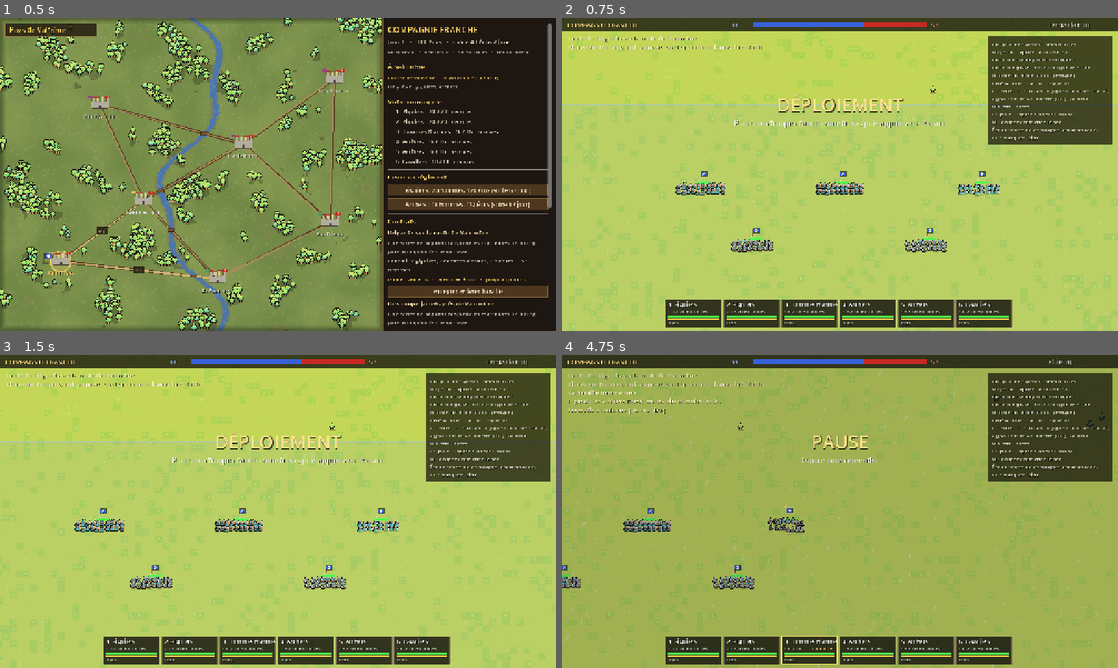
Above: before the commit, frames 1-4 (two rows, left to right).
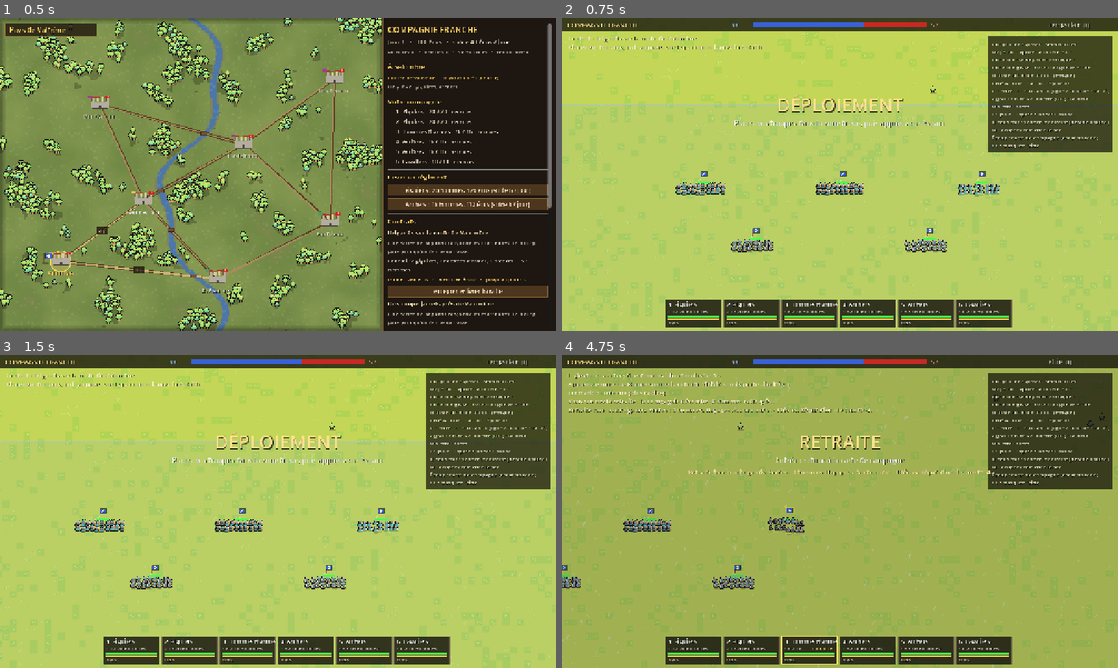
Above: after the commit, the same moments.

Repository: NengD/Compagnie-Franche
Game: Godot game, scene res://scenes/campaign.tscn
Same seed, same stepped clock (60 frames per second), same inputs: the game is played once before the commit and once after it.
Inputs (mouse positions are in pixels of both pictures, inside the frame that each line leads up to):
- Up to frame 1 (0.5 s): no input
- Up to frame 2 (0.75 s): click "Accepter et livrer bataille" at 0.5 s
- Up to frame 3 (1.5 s): tap Enter at 1.25 s; move the mouse to (400, 495) at 1.27 s; hold D from 1.28 s (still down); tap R at 1.35 s; click (400, 495) at 1.42 s
- Up to frame 4 (4.75 s): tap Space at 1.52, 4.52 s; release D at 2 s; drag from (728, 527) to (812, 574) at 2.02 s; move the mouse to (895, 442) at 2.77 s; hold D 2.78-3.5 s; tap T at 2.85 s; tap R at 3.05, 4.55 s; drag from (812, 574) to (673, 464) at 3.52 s; move the mouse to (1006, 558) at 4.27 s; hold A from 4.28 s (still down); tap F at 4.35 s

Frame 1 is identical in both runs. In frame 2, 0.9% of the frame differs, in the area x 76-99%, y 32-43%; in frame 3, 0.9%; in frame 4, 3.1%, in the area x 1-99%, y 5-43%.

Commit message:
Défaite coûteuse (pillage, réputation, renommée) et retraite ordonnée (R deux fois)
Co-Authored-By: Claude Opus 5.5 <noreply@anthropic.com>

Diff:
--- a/scripts/battle.gd
+++ b/scripts/battle.gd
@@ -62,6 +62,9 @@
 var seed_override := 0 ## Graine fixe pour les tests (0 = aléatoire)
 var campaign: CampaignState = null ## Bataille d'un contrat de campagne (null = escarmouche)
 var campaign_report := "" ## Compte rendu de fin de bataille en campagne
+var retreated := false ## La bataille s'est terminée par une retraite (touche R)
+var retreat_caught := 0 ## Hommes au contact rattrapés pendant la retraite
+var retreat_ask_ms := -100000 ## Instant du premier appui sur R (il faut confirmer)
 
 
 # ---------------------------------------------------------------- Mise en place
@@ -843,6 +846,38 @@
 		finish_campaign()
 
 
+## Touche R : un premier appui demande confirmation, un second (dans les 3 s) sonne la retraite.
+func request_retreat() -> void:
+	if state != State.BATTLE:
+		return
+	if Time.get_ticks_msec() - retreat_ask_ms > 3000:
+		retreat_ask_ms = Time.get_ticks_msec()
+		add_message("Appuyez encore sur R pour sonner la retraite (défaite, mais pertes limitées).")
+		return
+	order_retreat()
+
+
+## Retraite ordonnée : la bataille est perdue, mais seuls les hommes au contact de l'ennemi
+## risquent d'être rattrapés (un sur deux) ; tous les autres rejoignent la compagnie.
+func order_retreat() -> void:
+	if state != State.BATTLE:
+		return
+	retreated = true
+	retreat_caught = 0
+	for r in regiments:
+		if r.team != PLAYER or r.routing:
+			continue
+		for s in r.soldiers:
+			if s.alive and s.foe != null and s.foe.alive and s.pos.distance_to(s.foe.pos) < 30.0 and rng.randf() < 0.5:
+				s.alive = false
+				retreat_caught += 1
+		r.update_center()
+	state = State.DEFEAT
+	add_message("Vous sonnez la retraite : la compagnie décroche (%d hommes rattrapés)." % retreat_caught)
+	if campaign != null:
+		finish_campaign()
+
+
 ## Reporte les pertes sur la compagnie : les hommes debout et ceux qui ont fui survivent.
 func finish_campaign() -> void:
 	var survivors := []
@@ -856,7 +891,7 @@
 		for s in r.soldiers:
 			if s.alive or s.fled:
 				survivors[r.company_index] += 1
-	campaign_report = campaign.finish_battle(state == State.VICTORY, survivors, kills)
+	campaign_report = campaign.finish_battle(state == State.VICTORY, survivors, kills, retreated)
 	campaign.save()
 	add_message(campaign_report)
 
@@ -949,6 +984,8 @@
 			show_help = not show_help
 		KEY_F:
 			cycle_formation()
+		KEY_R:
+			request_retreat()
 		KEY_M:
 			audio.set_enabled(not audio.enabled)
 			add_message("Son activé." if audio.enabled else "Son coupé.")
--- a/scripts/campaign_state.gd
+++ b/scripts/campaign_state.gd
@@ -36,6 +36,12 @@
 const REP_RIVAL := -5 ## ... et auprès de sa rivale
 const REP_CLOSED := -30 ## À ce niveau, la faction ne propose plus de contrat et refuse de recruter
 const REP_REWARD := 0.005 ## Prime : +0,5 % par point de réputation (de x0,5 à x1,5)
+const REP_LOSS := -8 ## Contrat perdu : la faction qui payait est déçue
+const REP_RETREAT := -4 ## ... moins après une retraite ordonnée
+const PILLAGE := 0.3 ## Part de l'or pillée dans les bagages après une défaite
+const PILLAGE_RETREAT := 0.1 ## ... après une retraite (les bagages sont en partie sauvés)
+const FAME_LOSS := 10
+const FAME_RETREAT := 5
 const FAME_STEP := 25 ## Renommée nécessaire pour chaque niveau de difficulté des contrats
 
 ## Villes de la carte (positions en pixels d'écran), faction et types de troupes qu'on peut y lever.
@@ -541,8 +547,8 @@
 
 ## Fin de bataille. survivors[i] = hommes encore debout (ou enfuis) du régiment battle_army()[i],
 ## kills[i] = ennemis qu'il a tués. Les pertes et l'expérience sont reportées sur la compagnie.
-## Renvoie le compte rendu.
-func finish_battle(victory: bool, survivors: Array, kills: Array = []) -> String:
+## retreat : défaite par retraite ordonnée (pénalités réduites). Renvoie le compte rendu.
+func finish_battle(victory: bool, survivors: Array, kills: Array = [], retreat := false) -> String:
 	var army := battle_army()
 	var lost := 0
 	var healed := 0
@@ -581,7 +587,18 @@
 			rep_note = " Réputation : %s %+d, %s %+d." % [FACTIONS[f]["short"], REP_WIN, FACTIONS[rival]["short"], REP_RIVAL]
 	else:
 		defeats += 1
-		report = "Défaite face aux %s... Pertes : %d hommes. Aucune prime." % [pending["foe"], lost]
+		# Défaite : les bagages sont pillés, la renommée et la faction qui payait en pâtissent
+		var pillage := int(floor(gold * (PILLAGE_RETREAT if retreat else PILLAGE)))
+		gold -= pillage
+		fame = maxi(0, fame - (FAME_RETREAT if retreat else FAME_LOSS))
+		if retreat:
+			report = "Retraite face aux %s. Pertes : %d hommes. Bagages abandonnés : -%d écus." % [pending["foe"], lost, pillage]
+		else:
+			report = "Défaite face aux %s... Pertes : %d hommes. L'ennemi pille vos bagages : -%d écus." % [pending["foe"], lost, pillage]
+		if f >= 0:
+			var loss := REP_RETREAT if retreat else REP_LOSS
+			change_reputation(f, loss)
+			rep_note = " Réputation : %s %+d." % [FACTIONS[f]["short"], loss]
 	report += rep_note
 	if not promoted.is_empty():
 		report += " Promotions : %s." % ", ".join(promoted)
--- a/scripts/hud.gd
+++ b/scripts/hud.gd
@@ -109,6 +109,7 @@
 			"ZQSD / flèches / molette (clic) : caméra",
 			"Molette : zoom",
 			"T : pluie   Espace : lancer / pause",
+			"R deux fois : sonner la retraite (défaite limitée)",
 			"M : couper / remettre le son",
 			"Échap : carte de campagne (escarmouche)",
 			"F1 : masquer l'aide",
@@ -129,7 +130,7 @@
 			title = "VICTOIRE"
 			sub = end_hint()
 		3:
-			title = "DÉFAITE"
+			title = "RETRAITE" if battle.retreated else "DÉFAITE"
 			sub = end_hint()
 	if battle.paused and battle.state == 1:
 		title = "PAUSE"
--- a/tests/campaign_test.gd
+++ b/tests/campaign_test.gd
@@ -41,6 +41,7 @@
 	_test_rules()
 	_test_veterans()
 	_test_reputation()
+	_test_defeat()
 	_test_save()
 	# Première bataille de contrat
 	camp = CampaignState.new_game(42)
@@ -242,6 +243,31 @@
 	print("Réputation : OK")
 
 
+## Défaite : pillage et réputation ; retraite : pénalités réduites.
+func _test_defeat() -> void:
+	for retreat in [false, true]:
+		var c := CampaignState.new_game(11)
+		c.gold = 1000.0
+		c.fame = 40
+		var k: Dictionary = c.contracts_at(0)[0]
+		var f := int(k["faction"])
+		c.accept(k)
+		var surv := []
+		for r in c.battle_army():
+			surv.append(int(r["men"]))
+		var wage := c.daily_wage()
+		c.finish_battle(false, surv, [], retreat)
+		var pill: float = CampaignState.PILLAGE_RETREAT if retreat else CampaignState.PILLAGE
+		var want: float = 1000.0 - floor(1000.0 * pill) - wage
+		var what := "retraite" if retreat else "défaite"
+		check(absf(c.gold - want) < 0.01, "%s : or %.1f au lieu de %.1f" % [what, c.gold, want])
+		var loss: int = CampaignState.REP_RETREAT if retreat else CampaignState.REP_LOSS
+		check(c.reputation[f] - loss in [0, 1], "%s : réputation %d au lieu de %d" % [what, c.reputation[f], loss])
+		check(c.fame == 40 - (CampaignState.FAME_RETREAT if retreat else CampaignState.FAME_LOSS), "%s : renommée %d" % [what, c.fame])
+		check(c.defeats == 1 and not c.in_battle() and not k in c.contracts, "%s : contrat non soldé" % what)
+	print("Défaite et retraite : OK")
+
+
 ## Sauvegarde : aller-retour exact (y compris le tirage des futurs contrats), refus des fichiers abîmés.
 func _test_save() -> void:
 	var c := CampaignState.new_game(77)
@@ -353,6 +379,8 @@
 	for i in 40:
 		player.update(battle)
 		battle.simulate(STEP)
+		if phase == "retreat" and battle.state == 1 and _try_retreat():
+			break
 		if battle.state >= 2 or battle.battle_time > MAX_TIME:
 			break
 	if battle.state < 2 and battle.battle_time <= MAX_TIME:
@@ -379,7 +407,15 @@
 		battle.battle_time, before, camp.total_men(), int(battle.get_meta("gold_before")), int(camp.gold)])
 	check(not camp.in_battle(), "%s : contrat toujours en cours après la bataille" % phase)
 	check(camp.total_men() == expected, "%s : %d hommes dans la compagnie au lieu de %d" % [phase, camp.total_men(), expected])
-	check(camp.total_men() < before, "%s : aucune perte reportée" % phase)
+	if phase != "retreat":
+		check(camp.total_men() < before, "%s : aucune perte reportée" % phase)
+	else:
+		check(not victory and battle.retreated, "retraite : la bataille ne finit pas en retraite")
+		check(battle.retreat_caught <= int(battle.get_meta("contact")), "retraite : %d rattrapés pour %d au contact" % [battle.retreat_caught, int(battle.get_meta("contact"))])
+		var g0: float = battle.get_meta("gold_before")
+		check(camp.gold <= g0 - floor(g0 * CampaignState.PILLAGE_RETREAT) + 0.01 and camp.gold > g0 * (1.0 - CampaignState.PILLAGE) - 0.01 - camp.daily_wage() * 2,
+			"retraite : or %.1f (avant %.1f)" % [camp.gold, g0])
+		check(camp.reputation[int(battle.get_meta("faction"))] < int(battle.get_meta("rep_before")), "retraite : réputation intacte")
 	check(battle.campaign_report != "", "%s : pas de compte rendu" % phase)
 	var saved := CampaignState.load_game()
 	check(saved != null and saved.total_men() == camp.total_men() and saved.victories == camp.victories,
@@ -391,7 +427,7 @@
 	for r in battle.regiments:
 		if r.team == 0:
 			kills_total += r.kills
-	check(kills_total > 0, "%s : aucun ennemi tué compté" % phase)
+	check(kills_total > 0 or phase == "retreat", "%s : aucun ennemi tué compté" % phase)
 	for r in camp.company:
 		check(float(r["xp"]) >= CampaignState.XP_BATTLE, "%s : expérience non gagnée" % phase)
 	root.remove_child(battle)
@@ -400,6 +436,10 @@
 
 	if phase == "battle1" and not camp.is_destroyed():
 		phase = "battle2"
+		_start_contract_battle()
+		return
+	if phase == "battle2" and not camp.is_destroyed():
+		phase = "retreat"
 		_start_contract_battle()
 		return
 	# Carte de campagne
@@ -413,6 +453,32 @@
 	map = (load("res://scenes/campaign.tscn") as PackedScene).instantiate()
 	root.add_child(map)
 	waiting = true
+
+
+## Phase « retreat » : dès que la mêlée est engagée, R deux fois. Renvoie true si la retraite est sonnée.
+func _try_retreat() -> bool:
+	var contact := 0
+	var alive := 0
+	for r in battle.regiments:
+		if r.team != 0 or r.routing:
+			continue
+		for s in r.soldiers:
+			if s.alive:
+				alive += 1
+				if s.foe != null and s.foe.alive and s.pos.distance_to(s.foe.pos) < 30.0:
+					contact += 1
+	if contact < 5 and battle.battle_time < 90.0:
+		return false
+	var f := int(camp.pending["faction"])
+	battle.set_meta("contact", contact)
+	battle.set_meta("faction", f)
+	battle.set_meta("rep_before", camp.reputation[f])
+	battle.set_meta("gold_before", camp.gold)
+	battle.request_retreat()
+	check(battle.state == 1, "retraite : sonnée sans confirmation")
+	battle.request_retreat()
+	print("retreat : retraite à %.0f s, %d hommes au contact sur %d, %d rattrapés" % [battle.battle_time, contact, alive, battle.retreat_caught])
+	return true
 
 
 func _test_map() -> bool:
